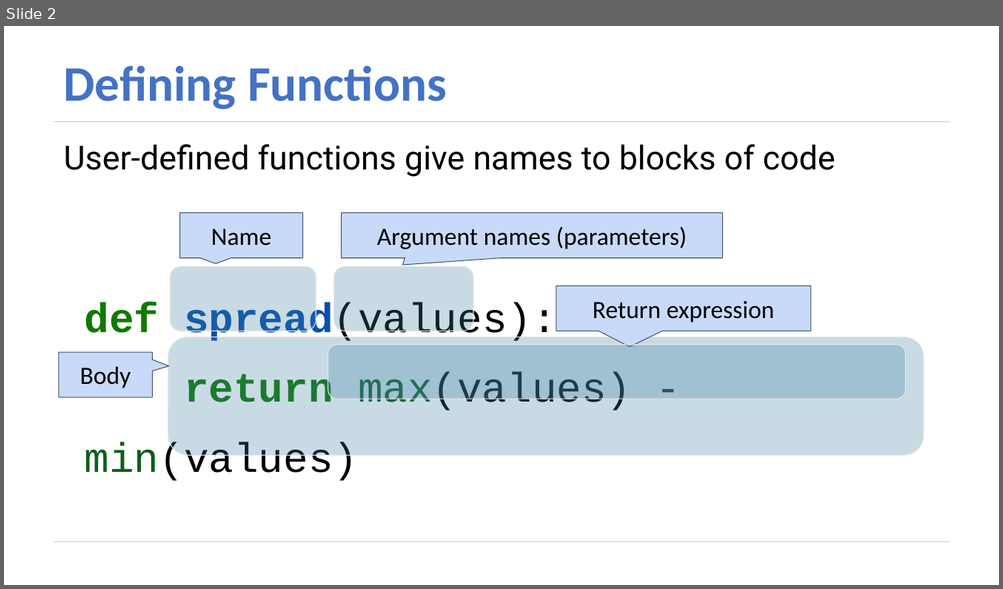
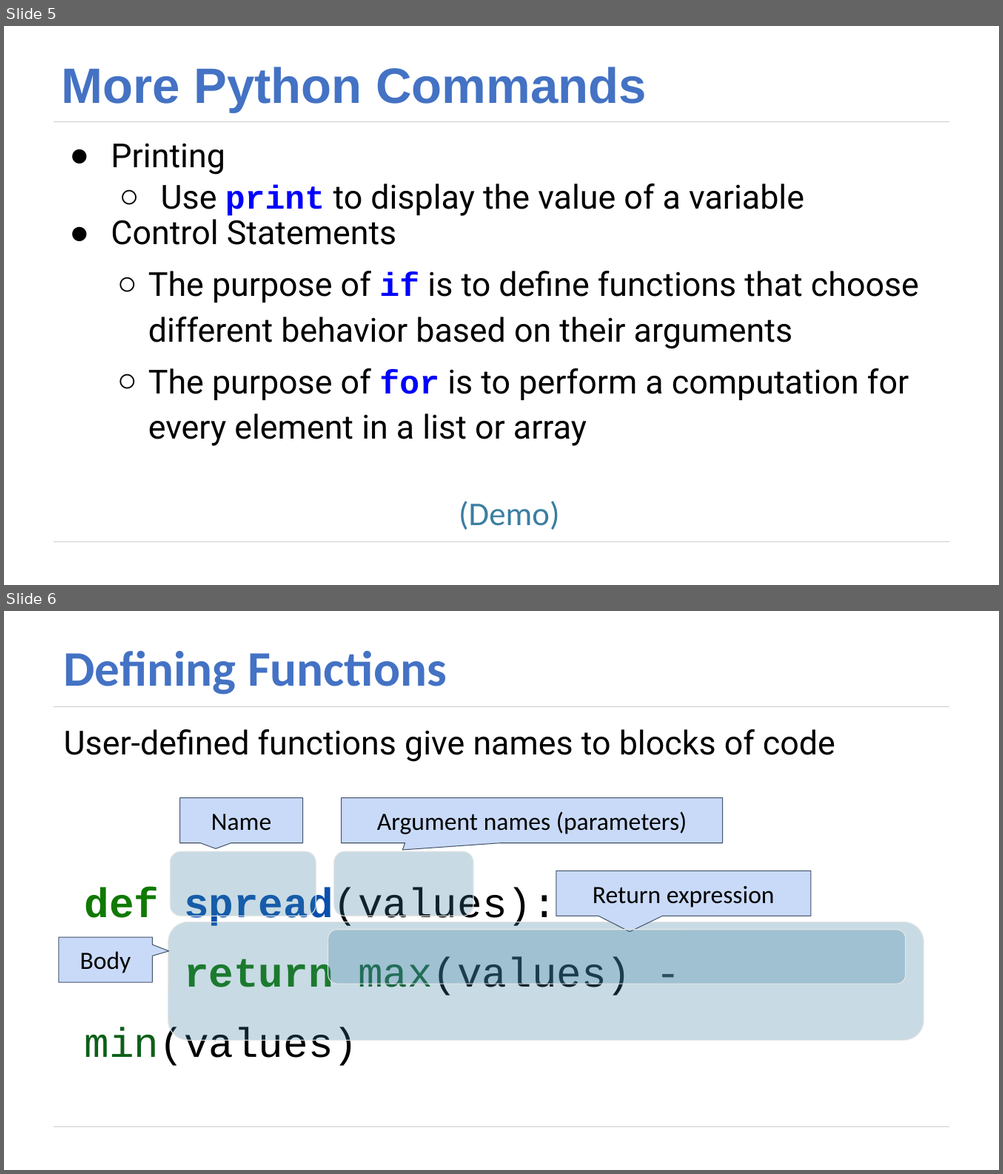
Before and after one commit to DukeCS/FoDS-s19, a slide deck: lec/05-func.pptx. Shown one above the other, each under a label of ours: slide 2 before the commit, slides 5 and 6 after it. The pictures are 1003x589 and 1003x1174 pixels, drawn with LibreOffice and Linux fonts; fonts in the diff are those of the drawing. Boxes give left, top, right and bottom in pixels: in the first picture for what was removed or moved away, otherwise in the second. Text is boxed around its words. In the diff, an @@ line names an element or a change of style, - is before the commit and + after.

```diff
--- a/lec/05-func.pptx
+++ b/lec/05-func.pptx
@@ slide 5 added at (4,26,999,585), background #FFFFFF; not listed: 2 template elements that a slide beside it also shows @@
@@ title added at (61,67,646,113), 48 pt, text #4472C4, bold @@
+More Python Commands
@@ text added at (111,143,919,446), 32 pt, text #000000 @@
+● Printing
+  ○ Use print to display the value of a variable
+● Control Statements
+  ○ The purpose of if is to define functions that choose different behavior based on their arguments
+  ○ The purpose of for is to perform a computation for every element in a list or array
@@ text added at (458,501,559,530), 32 pt, text #3B7EA1 @@
+(Demo)
@@ what was slide 2 is now slide 6 @@
```
Also in this commit, not shown: 1 slide changed, 4 other slides added, 25 other files.
